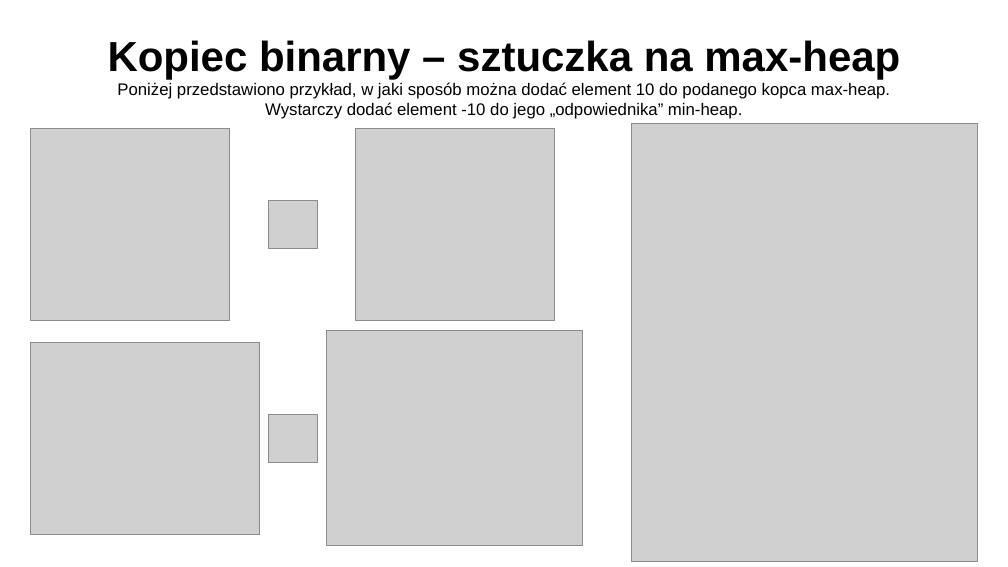
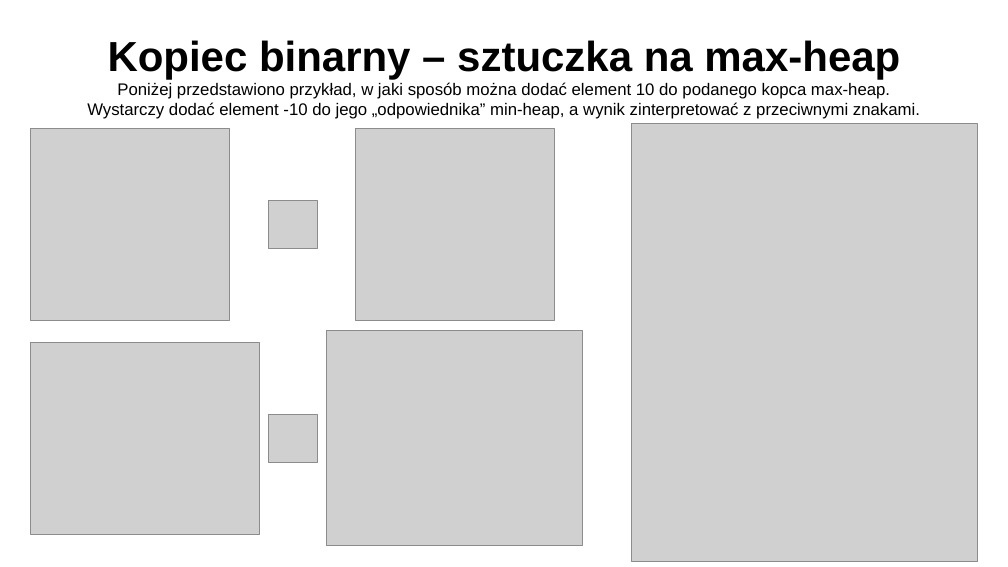
Before and after one commit to ktomczyk1/jpwp, a slide deck: slide 27 of ZSD/Prezentacja.pptx (slide 26 before the commit). Drawn at 1008x567 pixels with LibreOffice and Linux fonts; fonts in the diff are those of the drawing; grey boxes stand for pictures. Boxes give left, top, right and bottom in pixels: in the first picture for what was removed or moved away, otherwise in the second. Text is boxed around its words. In the diff, an @@ line names an element or a change of style, - is before the commit and + after.

```diff
--- a/ZSD/Prezentacja.pptx
+++ b/ZSD/Prezentacja.pptx
@@ text at <box>87,82,920,119</box>: text changed @@
-Poniżej przedstawiono przykład, w jaki sposób można dodać element 10 do podanego kopca max-heap.
-Wystarczy dodać element -10 do jego „odpowiednika” min-heap.
+Poniżej przedstawiono przykład, w jaki sposób można dodać element 10 do podanego kopca max-heap.
+Wystarczy dodać element -10 do jego „odpowiednika” min-heap, a wynik zinterpretować z przeciwnymi znakami.
```
Also in this commit, not shown: 5 other slides changed, 1 slide added, 5 other files.
